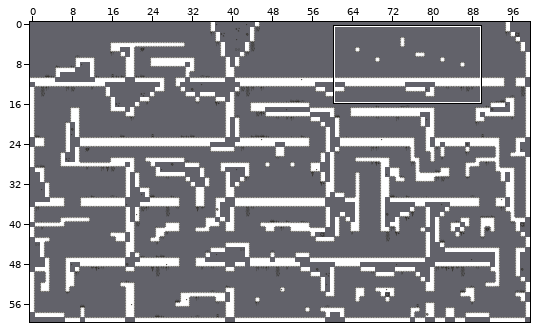
An edit to a level. Tiled map (JSON), source/assets/maps/level_1.json. Above, an overview of the earlier version with the close-up marked.
Close-up. Before the commit:
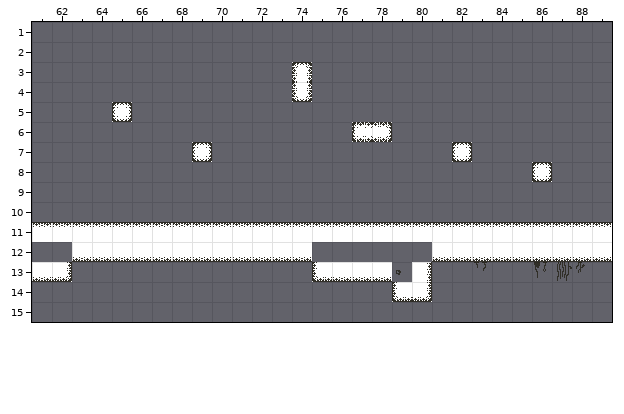
Cells are 20x20 px. Shown: x 61..89, y 1..15. The commit also changed other parts of the map, which this record leaves out.
After the commit:
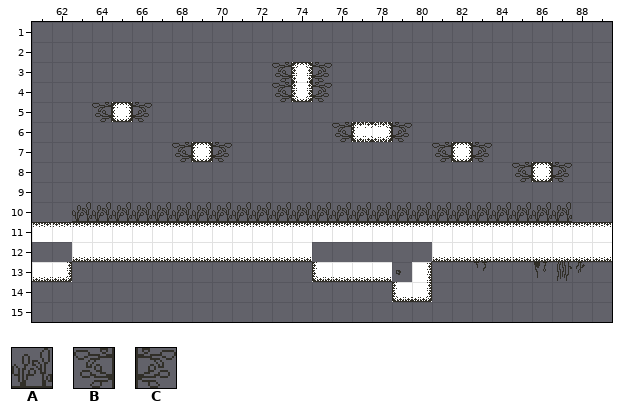
Key: from "deco": A 32, B 33, C 34.
_ is an empty cell.
Diff:
Layer "deco":
y 3..4: x 73 _ -> B; x 75 _ -> C
y 5: x 64 _ -> B; x 66 _ -> C
y 6: x 76 _ -> B; x 79 _ -> C
y 7: x 68 _ -> B; x 70 _ -> C; x 81 _ -> B; x 83 _ -> C
y 8: x 85 _ -> B; x 87 _ -> C
y 10: x 63..87 _________________________ -> AAAAAAAAAAAAAAAAAAAAAAAAA
